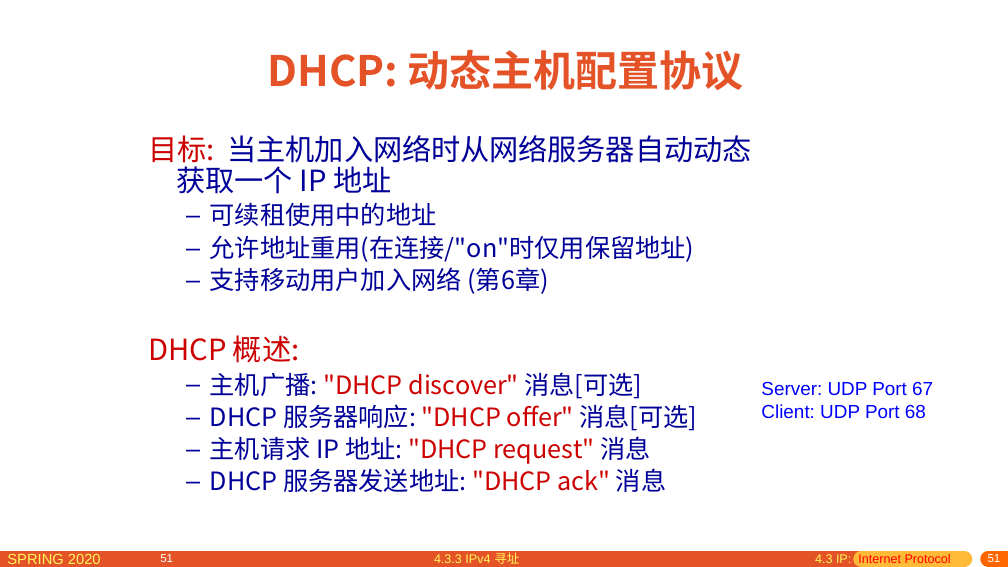
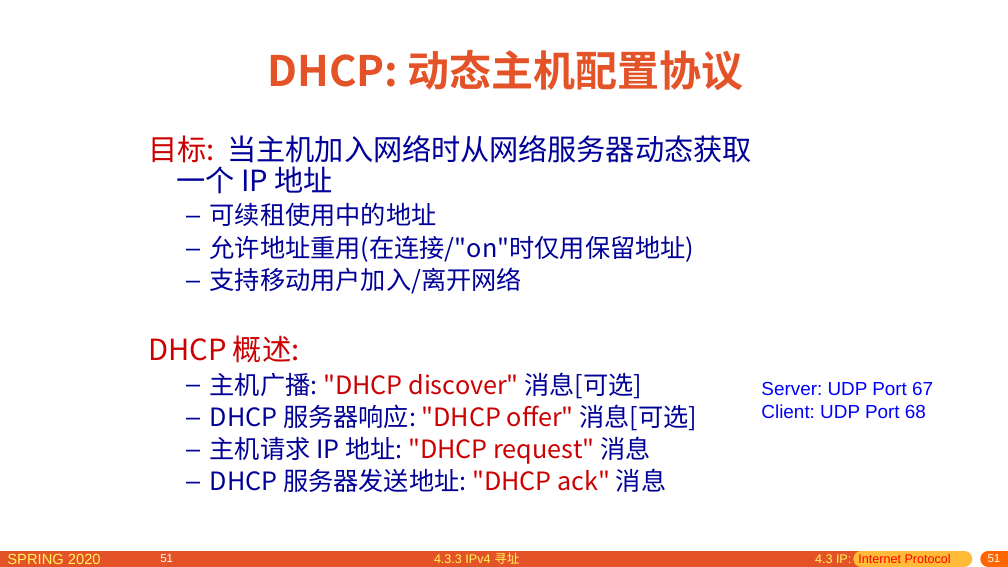
Before and after one commit to network-distributed/presentations, a slide deck: slide 51 of chapter4_cn.pptx. Drawn at 1008x567 pixels with LibreOffice and Linux fonts; fonts in the diff are those of the drawing. Boxes give left, top, right and bottom in pixels: in the first picture for what was removed or moved away, otherwise in the second. Text is boxed around its words. In the diff, an @@ line names an element or a change of style, - is before the commit and + after.

```diff
--- a/chapter4_cn.pptx
+++ b/chapter4_cn.pptx
@@ text at box(148, 135, 752, 194): text changed @@
-目标: 当主机加入网络时从网络服务器自动动态获取一个 IP 地址
+目标: 当主机加入网络时从网络服务器动态获取一个 IP 地址
@@ text at box(210, 267, 522, 294): text changed @@
-  – 支持移动用户加入网络 (第6章)
+  – 支持移动用户加入/离开网络
```
Also in this commit, not shown: 27 other slides changed, 9 slides added, 4 other files.
